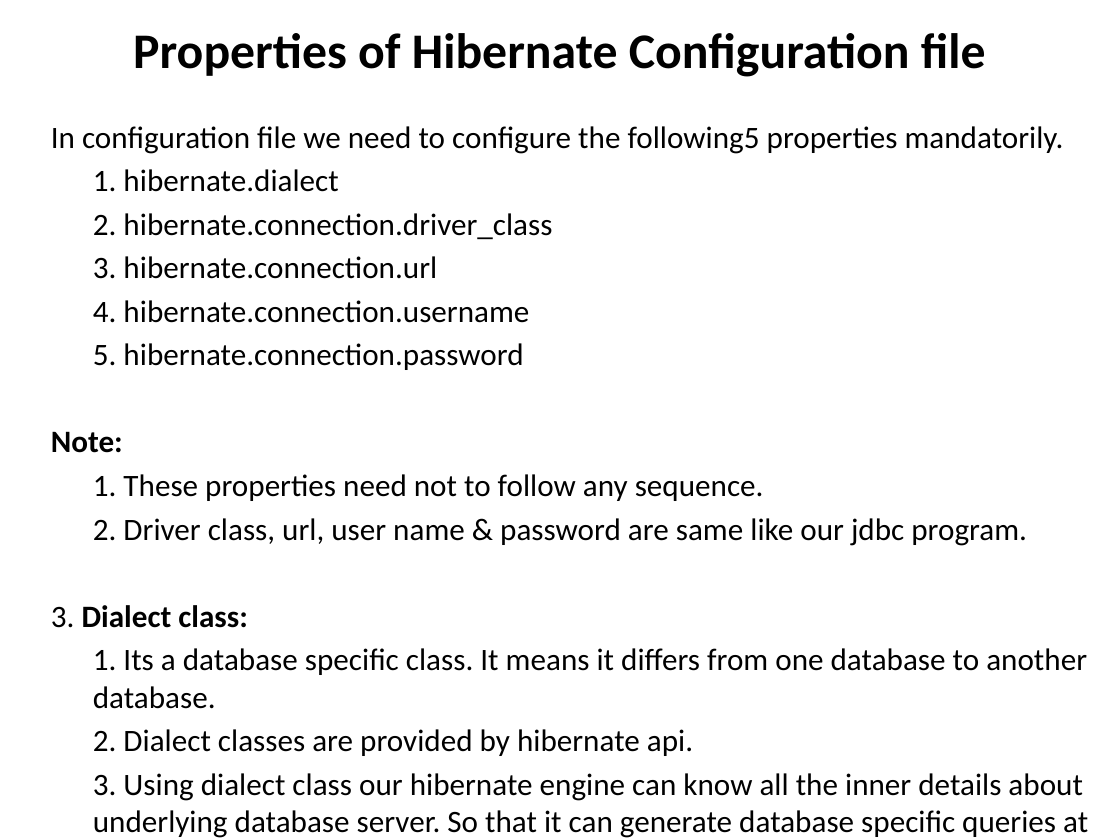
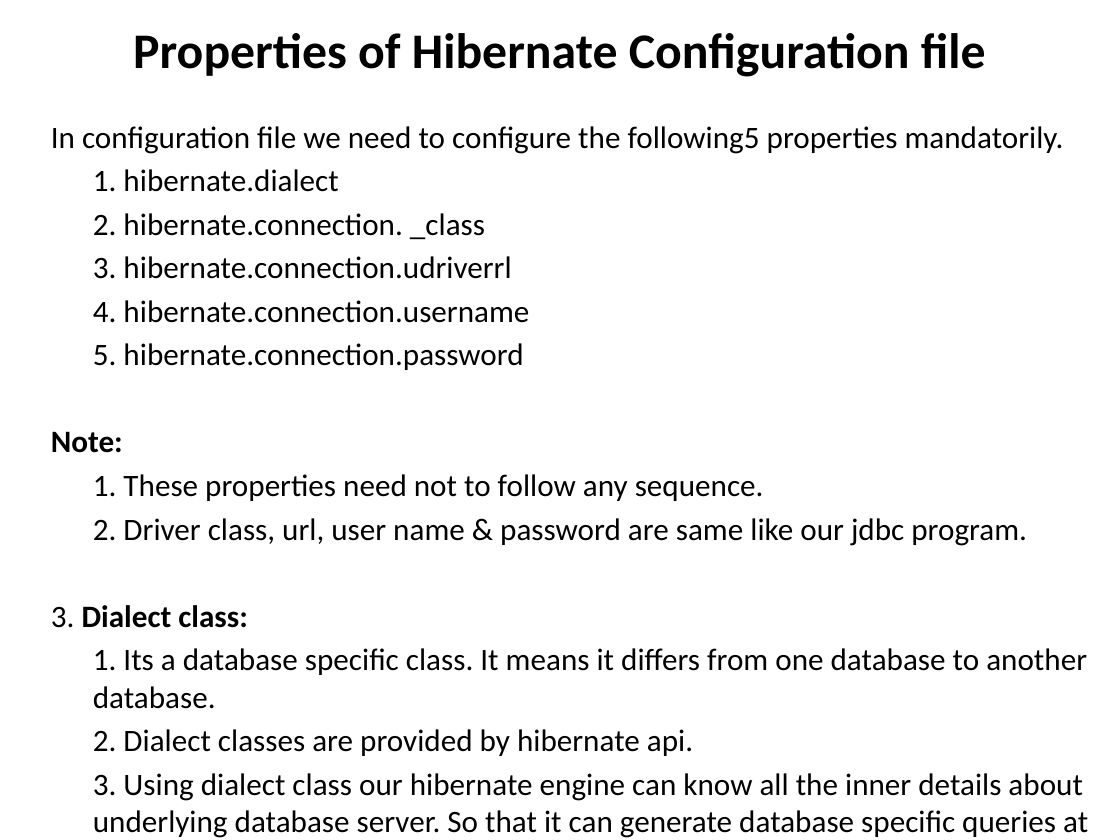
Before and after one commit to AyushAgrawal104/Mphasis-Java, a slide deck: slide 15 of Books and PPTS/Hibernate.pptx. Drawn at 1120x840 pixels with LibreOffice and Linux fonts; fonts in the diff are those of the drawing. Boxes give left, top, right and bottom in pixels: in the first picture for what was removed or moved away, otherwise in the second. Text is boxed around its words. In the diff, an @@ line names an element or a change of style, - is before the commit and + after.

Commit message:
Hibernate is  added

```diff
--- a/Books and PPTS/Hibernate.pptx
+++ b/Books and PPTS/Hibernate.pptx
@@ text at (93,213,511,279): text changed @@
-2. hibernate.connection.driver_class
-3. hibernate.connection.url
+2. hibernate.connection. _class
+3. hibernate.connection.udriverrl
```
Also in this commit, not shown: 25 other files.
